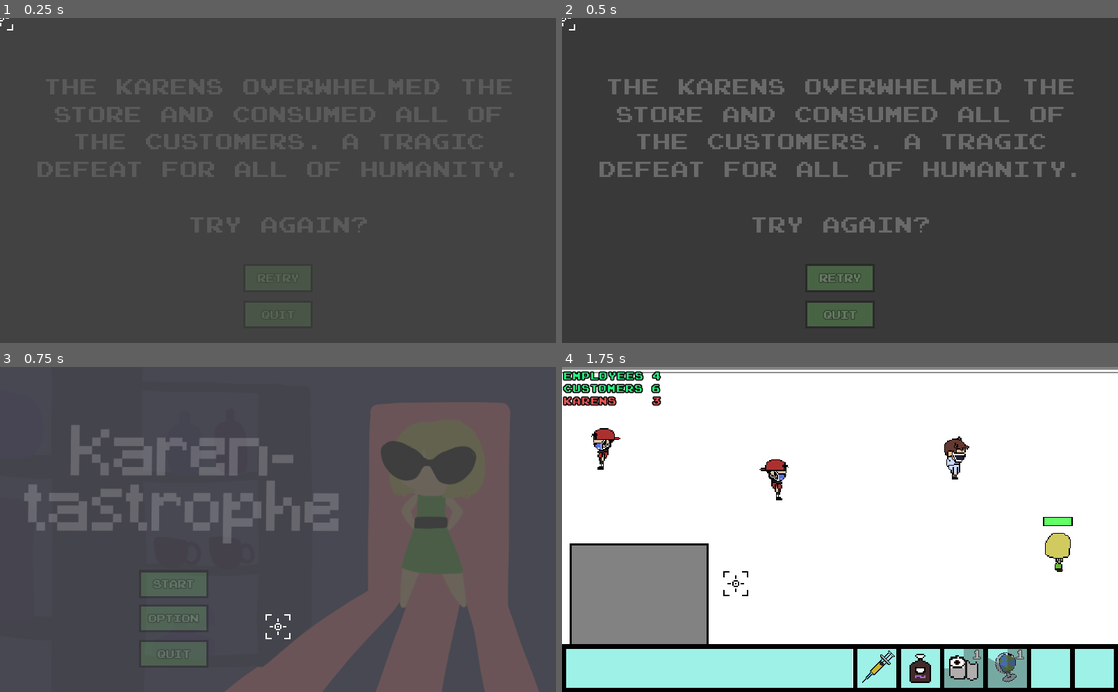
Above: before the commit, frames 1-4 (two rows, left to right).
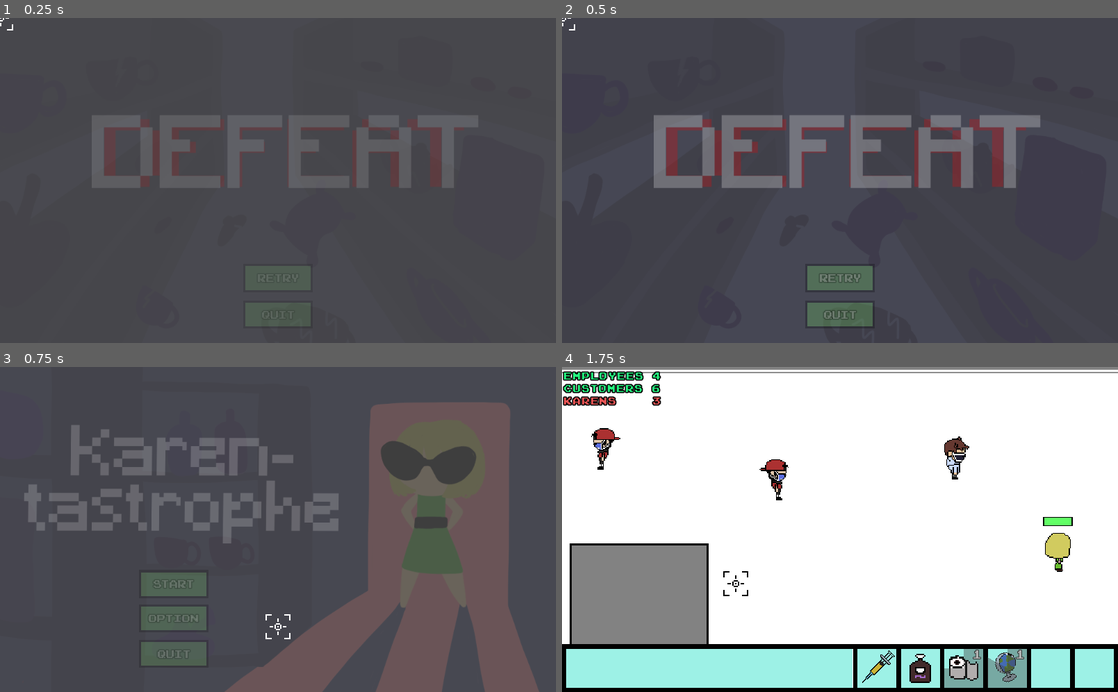
Above: after the commit, the same moments.

Repository: henryliuser/gmtk20
Game: Godot game, scene res://global/LoseRetry.tscn
The game is run twice, just before and just after one commit, with the same random seed, the same clock (stepped at 60 frames per second) and the same inputs. This scene is started directly instead of the project's main scene.
Inputs (mouse positions are in pixels of both pictures, inside the frame that each line leads up to):
- Up to frame 1 (0.25 s): no input
- Up to frame 2 (0.5 s): no input
- Up to frame 3 (0.75 s): click (278, 627) at 0.5 s
- Up to frame 4 (1.75 s): click (734, 584) at 1.25 s

The runs differ from the first frame. In frame 1, 7.3% of the frame differs, in the area x 16-86%, y 29-53%; in frame 2, 32%, in the area x 0-100%, y 0-100%; in frame 3, nothing differs; in frame 4, nothing differs.

Commit message:
SFX for bites and karens

Diff:
--- a/Characters/Karen.gd
+++ b/Characters/Karen.gd
@@ -12,6 +12,10 @@
 var text
 var hp = 10
 onready var hpbar = get_node("../hpbar/poli/hpbar")
+onready var audio = get_node("../AudioStreamPlayer2D")
+onready var k = [load("res://Assets/SFX/kar1.wav"),
+				load("res://Assets/SFX/kar2.wav"),
+				load("res://Assets/SFX/growl1.wav")]
 var vax_instances = 0
 var vax_center = Vector2()
 
@@ -139,6 +143,8 @@
 		text.rect_position = Vector2(30, -30) + global_position
 
 func spawn_text(lifetime, line):
+	audio.stream = k[randi()%3]
+	audio.play()
 	if text == null or text.alive != true:
 		text = load("res://Dialogue/TextBubble.tscn").instance()
 		text.setLifetime(lifetime)
--- a/Characters/Karen.tscn
+++ b/Characters/Karen.tscn
@@ -20,6 +20,7 @@
 [ext_resource path="res://Assets/hpbarprog.png" type="Texture" id=18]
 [ext_resource path="res://Assets/hpbarunder.png" type="Texture" id=19]
 [ext_resource path="res://Characters/hpbar.gd" type="Script" id=20]
+[ext_resource path="res://Assets/SFX/kar2.wav" type="AudioStream" id=21]
 
 [sub_resource type="CircleShape2D" id=1]
 
@@ -100,4 +101,7 @@
 __meta__ = {
 "_edit_use_anchors_": false
 }
+
+[node name="AudioStreamPlayer2D" type="AudioStreamPlayer2D" parent="."]
+stream = ExtResource( 21 )
 [connection signal="value_changed" from="hpbar/poli/hpbar" to="hpbar" method="_on_hpbar_value_changed"]
--- a/Characters/bite.gd
+++ b/Characters/bite.gd
@@ -1,10 +1,14 @@
 extends AnimatedSprite
+
+var bites = [load("res://Assets/SFX/crunch1.wav"), load("res://Assets/SFX/crunch2.wav")]
 
 func _ready():
 	$Tween.interpolate_property(self, 'modulate:a', 0, 1, 0.5, Tween.TRANS_CUBIC, Tween.EASE_OUT)
 	$Tween.interpolate_property(self, 'scale', scale, Vector2(2,2), 0.5, Tween.TRANS_CUBIC, Tween.EASE_OUT)
 	$Tween.start()
 	play()
+	$AudioStreamPlayer2D.stream = bites[randi()%2]
+	$AudioStreamPlayer2D.play()
 
 func _on_AnimatedSprite_animation_finished():
 	stop()
--- a/Characters/bite.tscn
+++ b/Characters/bite.tscn
@@ -20,4 +20,6 @@
 script = ExtResource( 6 )
 
 [node name="Tween" type="Tween" parent="."]
+
+[node name="AudioStreamPlayer2D" type="AudioStreamPlayer2D" parent="."]
 [connection signal="animation_finished" from="." to="." method="_on_AnimatedSprite_animation_finished"]
--- a/Menu.tscn
+++ b/Menu.tscn
@@ -1,9 +1,8 @@
-[gd_scene load_steps=10 format=2]
+[gd_scene load_steps=9 format=2]
 
 [ext_resource path="res://button.png" type="Texture" id=1]
 [ext_resource path="res://joystix monospace.ttf" type="DynamicFontData" id=2]
 [ext_resource path="res://Menu.gd" type="Script" id=3]
-[ext_resource path="res://Assets/menustuff/just karen and title.png" type="Texture" id=4]
 [ext_resource path="res://Assets/menustuff/titletext.png" type="Texture" id=5]
 [ext_resource path="res://Assets/menustuff/karen_no_title.png" type="Texture" id=6]
 [ext_resource path="res://Assets/wiggle.shader" type="Shader" id=7]
@@ -119,10 +118,6 @@
 "_edit_use_anchors_": false
 }
 
-[node name="just karen and title" type="Sprite" parent="."]
-position = Vector2( 1597.44, 324.832 )
-texture = ExtResource( 4 )
-
 [node name="Tween" type="Tween" parent="."]
 repeat = true
 playback/repeat = true
--- a/global/LoseRetry.gd
+++ b/global/LoseRetry.gd
@@ -4,7 +4,13 @@
 	HUD.hide()
 	HUD.white(true)
 	$Tween.interpolate_property(self, "modulate:a", 0, 1, 2)
+	$Tween.interpolate_property($defeattext, "position", $defeattext.position,
+		Vector2(1500,270), 2, Tween.TRANS_CUBIC, Tween.EASE_IN_OUT, 3)
+	$Tween.interpolate_property($Label, "rect_position", Vector2(-1000, 100),
+		$Label.rect_position, 2, Tween.TRANS_CUBIC, Tween.EASE_IN_OUT, 3)
 	$Tween.start()
+	yield(get_tree().create_timer(3, false), "timeout")
+	$Label.show()
 
 func _on_Quit_pressed():
 	get_tree().quit()
--- a/global/LoseRetry.tscn
+++ b/global/LoseRetry.tscn
@@ -1,9 +1,11 @@
-[gd_scene load_steps=7 format=2]
+[gd_scene load_steps=9 format=2]
 
 [ext_resource path="res://joystix monospace.ttf" type="DynamicFontData" id=1]
 [ext_resource path="res://button.png" type="Texture" id=2]
 [ext_resource path="res://global/LoseRetry.gd" type="Script" id=3]
 [ext_resource path="res://Assets/menustuff/just karen and title.png" type="Texture" id=4]
+[ext_resource path="res://Assets/menustuff/defeattext.png" type="Texture" id=5]
+[ext_resource path="res://Assets/menustuff/defeat.png" type="Texture" id=6]
 
 [sub_resource type="DynamicFont" id=1]
 size = 40
@@ -17,16 +19,25 @@
 font_data = ExtResource( 1 )
 
 [node name="LoseRetry" type="Node2D"]
-modulate = Color( 1, 1, 1, 0.254902 )
 script = ExtResource( 3 )
 
 [node name="just karen and title" type="Sprite" parent="."]
+visible = false
 modulate = Color( 0, 0, 0, 1 )
 position = Vector2( 505.706, 293.841 )
 scale = Vector2( 1.24057, 1.09475 )
 texture = ExtResource( 4 )
 
+[node name="defeat" type="Sprite" parent="."]
+position = Vector2( 512, 300 )
+texture = ExtResource( 6 )
+
+[node name="defeattext" type="Sprite" parent="."]
+position = Vector2( 512, 270 )
+texture = ExtResource( 5 )
+
 [node name="Label" type="Label" parent="."]
+visible = false
 margin_left = 62.0
 margin_top = 100.0
 margin_right = 962.0
Not shown, added: Assets/SFX/crunch1.wav.import
Not shown, added: Assets/SFX/crunch2.wav.import
Not shown, added: Assets/SFX/gas.wav.import
Not shown, added: Assets/SFX/growl1.wav.import
Not shown, added: Assets/SFX/hm1.wav.import
Not shown, added: Assets/SFX/hm2.wav.import
Not shown, added: Assets/SFX/hm3.wav.import
Not shown, added: Assets/SFX/kar1.wav.import
Not shown, added: Assets/SFX/kar2.wav.import
Not shown, added: Assets/SFX/ohh.wav.import
Not shown, added: Assets/SFX/rolling.wav.import
Binary file added: Assets/menustuff/defeat.png
(and 18 more such lines)
